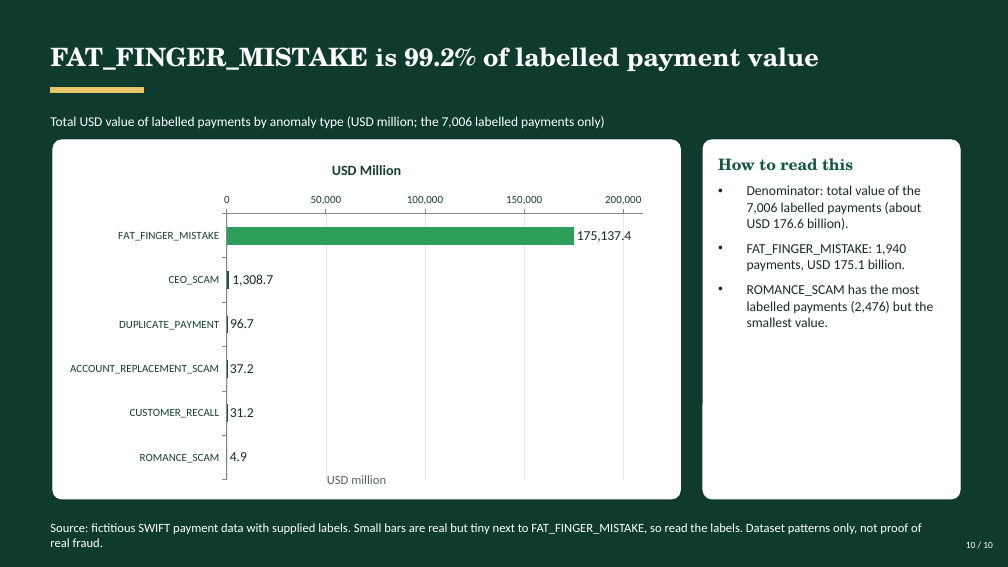
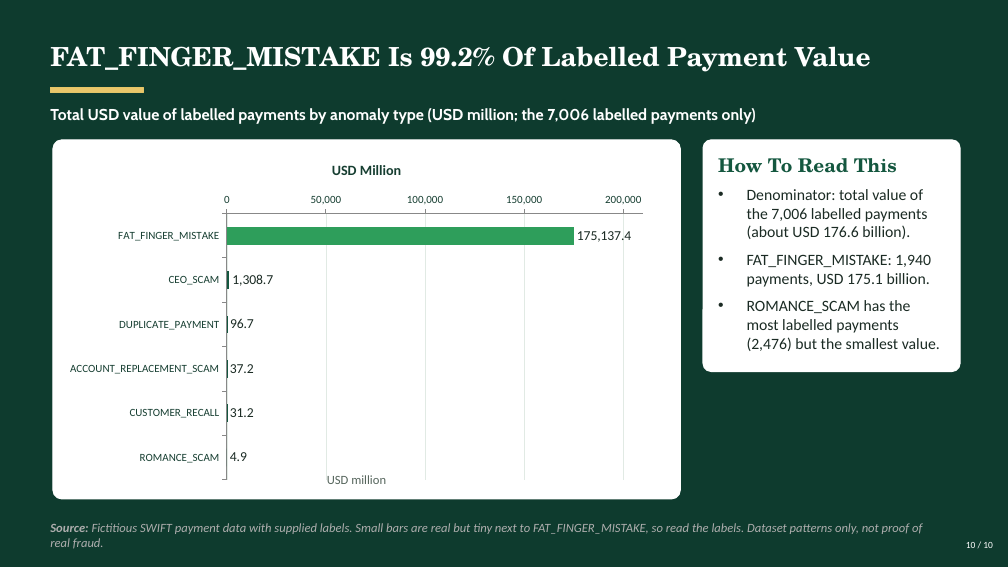
Before and after one commit to w313nnn/UMDAC-Datathon-2026, a slide deck: slide 10 of UMDAC_Combined_Findings.pptx. Drawn at 1008x567 pixels with LibreOffice and Linux fonts; fonts in the diff are those of the drawing. Boxes give left, top, right and bottom in pixels: in the first picture for what was removed or moved away, otherwise in the second. Text is boxed around its words. In the diff, an @@ line names an element or a change of style, - is before the commit and + after.

```diff
--- a/UMDAC_Combined_Findings.pptx
+++ b/UMDAC_Combined_Findings.pptx
@@ text at <box>50,46,871,72</box>: text changed; size 24 to 25 pt @@
-FAT_FINGER_MISTAKE is 99.2% of labelled payment value
+FAT_FINGER_MISTAKE Is 99.2% Of Labelled Payment Value
@@ text "Total USD value of labelled ...": place and size @@
-text "Total USD value of labelled ..." at <box>50,116,604,129</box>
+text "Total USD value of labelled ..." at <box>50,108,756,124</box>
@@ text "Total USD value of labelled ..." at <box>50,108,756,124</box>: size 12.8 to 15 pt, font Calibri to Cabin, bold on @@
@@ rounded rectangle: place and size @@
-rounded rectangle at <box>703,140,960,499</box>
+rounded rectangle at <box>703,140,960,371</box>
@@ text at <box>718,158,897,173</box>: text changed; size 15 to 18 pt @@
-How to read this
+How To Read This
@@ text at <box>747,189,940,351</box>: size 13 to 15 pt @@
@@ text at <box>50,523,922,549</box>: text changed; text colour #FFFFFF to #AEAEAE; italic on @@
-Source: fictitious SWIFT payment data with supplied labels. Small bars are real but tiny next to FAT_FINGER_MISTAKE, so read the labels. Dataset patterns only, not proof of real fraud.
+Source: Fictitious SWIFT payment data with supplied labels. Small bars are real but tiny next to FAT_FINGER_MISTAKE, so read the labels. Dataset patterns only, not proof of real fraud.
```
Also in this commit, not shown: 9 other slides changed.
